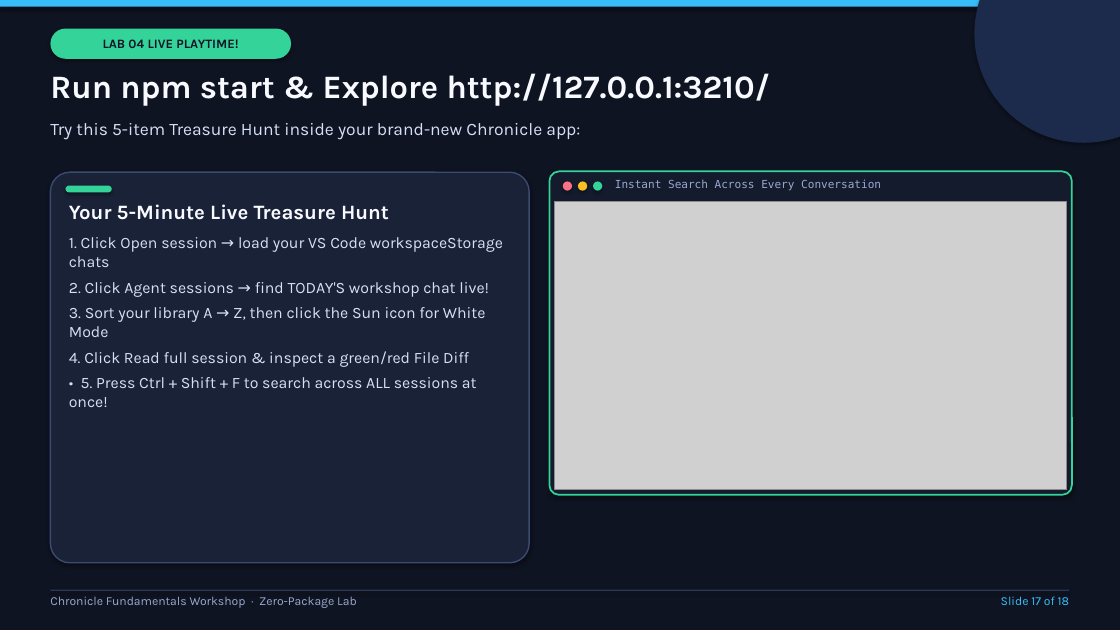
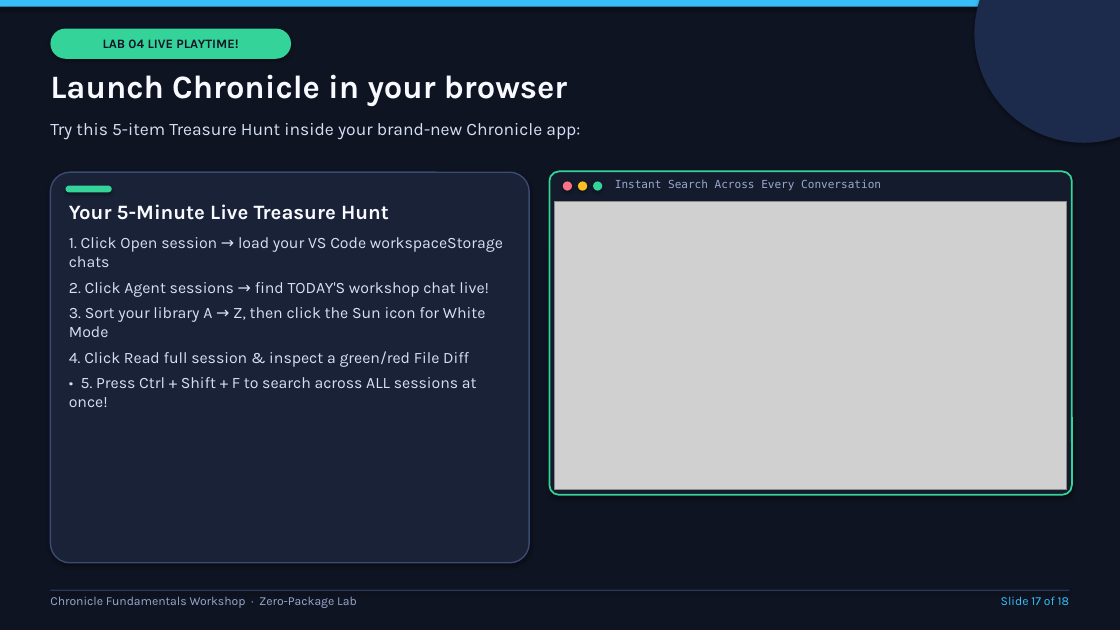
Before and after one commit to adamga/chatexplorer, a slide deck: slide 17 of workshop/Fundamentals/content/Fundamentals-Workshop-Deck.pptx. Drawn at 1120x630 pixels with LibreOffice and Linux fonts; fonts in the diff are those of the drawing; grey boxes stand for pictures. Boxes give left, top, right and bottom in pixels: in the first picture for what was removed or moved away, otherwise in the second. Text is boxed around its words. In the diff, an @@ line names an element or a change of style, - is before the commit and + after.

```diff
--- a/workshop/Fundamentals/content/Fundamentals-Workshop-Deck.pptx
+++ b/workshop/Fundamentals/content/Fundamentals-Workshop-Deck.pptx
@@ text at [50, 74, 567, 106]: text changed @@
-Run npm start & Explore http://127.0.0.1:3210/
+Launch Chronicle in your browser
```
Also in this commit, not shown: 6 other slides changed, 53 other files.
